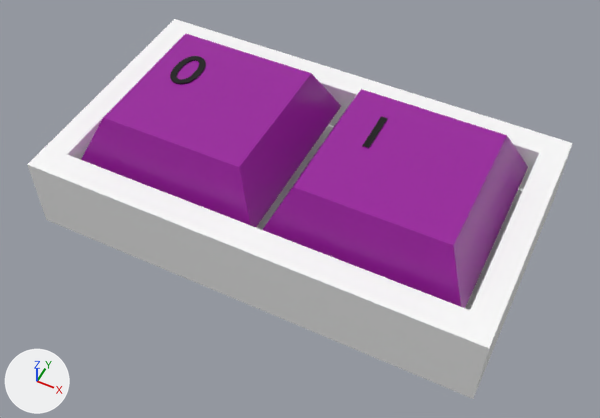
The glTF model public/models/keyboard.glb, before and after one commit.
One viewpoint serves both versions: a 50 mm lens placed at (3.91, -7.93, 9.91), pointed at (0.15, -0.42, 0.52). The lights are fixed; the arrows at lower left show +X, +Y and +Z.

Before the edit, the objects in view are built like this:
```python
mat_number = principled_material('number')
mat_number.base_color = (0.0, 0.0, 0.0)  # black #000000
mat_number.roughness = 0.3
mat_planch = principled_material('planch')
mat_planch.base_color = (1.0, 1.0, 1.0)  # white #ffffff
mat_planch.roughness = 0.3
mat_touch = principled_material('touch')
mat_touch.base_color = (0.331, 0.00939, 0.351)  # pink #9c18a0
mat_touch.roughness = 0.3
me_0 = bpy.data.meshes.new('0')
me_0.from_pydata(...)  # 192 vertices, 384 faces; spans x 0.03..0.47, y -0.009..0.691, z -0.01..0.01
me_0.materials.append(mat_number)  # black #000000
me_1 = bpy.data.meshes.new('1')
me_1.from_pydata(...)  # a box spanning x 0.202..0.3, y 0.0..0.682, z -0.01..0.01
me_1.materials.append(mat_number)  # black #000000
me_cube_001 = bpy.data.meshes.new('Cube.001')
me_cube_001.from_pydata(...)  # 16 vertices, 28 faces; spans x -3.51..3.51, y -2.01..2.01, z -0.06..1.17
me_cube_001.materials.append(mat_planch)  # white #ffffff
me_cube_002 = bpy.data.meshes.new('Cube.002')
me_cube_002.from_pydata(...)  # 8 vertices, 10 faces; spans x -3.05..-0.06, y -1.49..1.49, z 0.61..1.42
me_cube_002.materials.append(mat_touch)  # pink #9c18a0
me_cube_003 = bpy.data.meshes.new('Cube.003')
me_cube_003.from_pydata(...)  # 8 vertices, 10 faces; spans x 0.04..3.03, y -1.49..1.49, z 0.61..1.42
me_cube_003.materials.append(mat_touch)  # pink #9c18a0
ob_planch = bpy.data.objects.new('Planch', me_cube_001)
ob_planch.location = (0.0, 0.0, 0.08)
ob_text0 = bpy.data.objects.new('Text0', me_0)
ob_text0.location = (-2.4, 0.0, 1.81)
ob_text1 = bpy.data.objects.new('Text1', me_1)
ob_text1.location = (0.71, 0.0, 1.81)
ob_touch0 = bpy.data.objects.new('Touch0', me_cube_002)
ob_touch0.location = (0.0, 0.0, 0.38)
ob_touch1 = bpy.data.objects.new('Touch1', me_cube_003)
ob_touch1.location = (0.0, 0.0, 0.38)
```
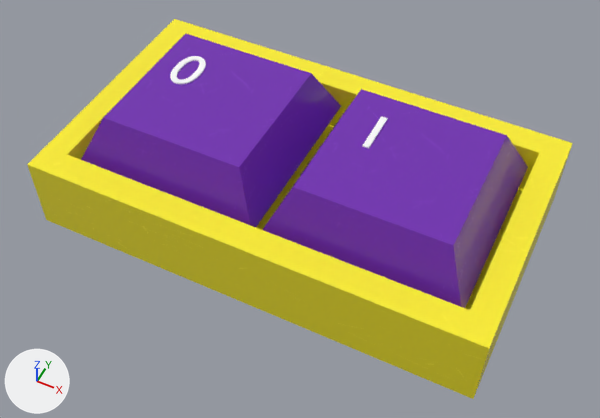
Changed parts and their boxes [x1, y1, x2, y2] in the pictures (600 x 418 px):
'Planch', surface changed (white to yellow): [27, 19, 573, 399] in both
'Touch1', surface changed: [262, 89, 528, 308] in both
'Touch0', surface changed: [81, 34, 341, 227] in both
'Text0', recoloured (black to white): [170, 56, 206, 84] in both
'Text1', recoloured (black to white): [362, 116, 388, 149] in both

What changed in the scene script:
```text
Add img_plastic_0002_roughness_2k:
    img_plastic_0002_roughness_2k = load_image('plastic_0002_roughness_2k', '_unpacked/plastic_0002_roughness_2k', 2048, 2048, 'Non-Color')
Add img_plastic_0002_normal_opengl_2k:
    img_plastic_0002_normal_opengl_2k = load_image('plastic_0002_normal_opengl_2k', '_unpacked/plastic_0002_normal_opengl_2k', 1024, 1024, 'Non-Color')
Change mat_planch:
    remove # nodes: BsdfPrincipled, OutputMaterial
    remove # colours: white #ffffff
    nodes: BsdfPrincipled, Math, NormalMap, OutputMaterial, SeparateColor, TexImage x2
    colours: yellow #fff12b
    uses the picture img_plastic_0002_normal_opengl_2k
    uses the picture img_plastic_0002_roughness_2k
Change mat_number:
    mat_number.base_color: (0.0, 0.0, 0.0) -> (1.0, 1.0, 1.0)  # black #000000 -> white #ffffff
Change mat_touch:
    remove # nodes: BsdfPrincipled, OutputMaterial
    remove # colours: pink #9c18a0
    nodes: BsdfPrincipled, Math, NormalMap, OutputMaterial, SeparateColor, TexImage x2
    colours: purple #722bb3
    uses the picture img_plastic_0002_normal_opengl_2k
    uses the picture img_plastic_0002_roughness_2k
```
